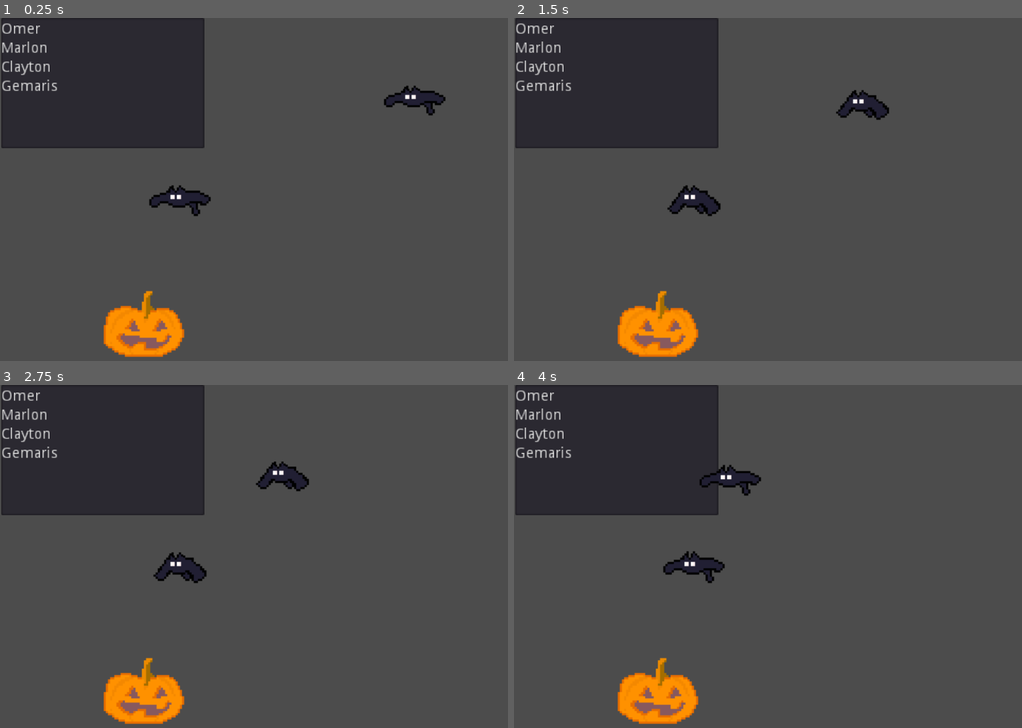
Above: before the commit, frames 1-4 (two rows, left to right).
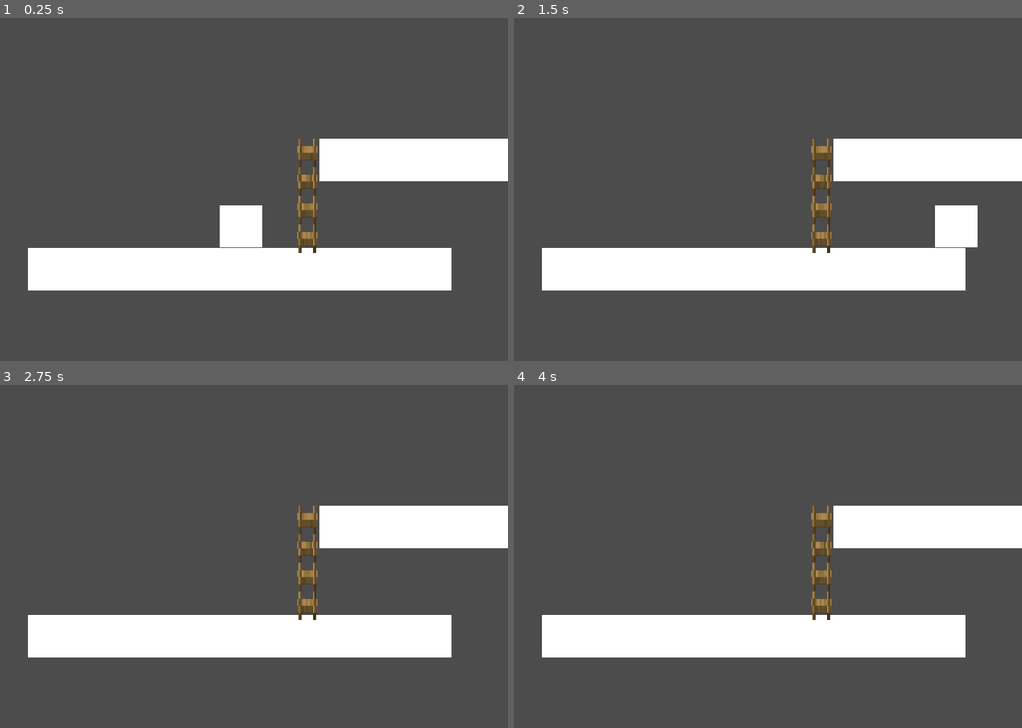
Above: after the commit, the same moments.

Repository: SpookyBois-UTD/Untitled-Skeleton-Game
Game: Godot game, scene res://Scenes/Test.tscn
Two runs of this game, one before a commit and one after it. Both use one fixed random seed, a clock stepped at 60 frames per second and the inputs below. Before the commit the project starts from res://1.tscn.
Inputs:
- Up to frame 1 (0.25 s): no input
- Up to frame 2 (1.5 s): hold Shift (player_run) 0.53-1.28 s; hold D (player_right) from 0.53 s (still down); tap Space (player_jump) at 0.77 s; tap Shift (player_run) at 1.35 s
- Up to frame 3 (2.75 s): tap Space (player_jump) at 1.52 s; release D (player_right) at 2.03 s; hold A (player_left) from 2.03 s (still down); hold Shift (player_run) from 2.03 s (still down)
- Up to frame 4 (4 s): release A (player_left) at 2.78 s; release Shift (player_run) at 2.78 s; hold D (player_right) from 2.78 s (still down); tap Shift (player_run) at 2.85 s; tap Space (player_jump) at 3.02, 3.77 s; hold Shift (player_run) from 3.53 s (still down)

The runs differ from the first frame. In frame 1, 35% of the frame differs, in the area x 0-100%, y 0-99%; in frame 2, 35%; in frame 3, 34%; in frame 4, 34%.

Commit message:
Ladder

Diff:
--- a/1.tscn
+++ /dev/null
@@ -1,65 +0,0 @@
-[gd_scene load_steps=6 format=2]
-
-[ext_resource path="res://Sprites/Batty-0001.png" type="Texture" id=1]
-[ext_resource path="res://Sprites/pumpkin_dark_bigger.png" type="Texture" id=2]
-[ext_resource path="res://Sprites/pumpkin_light_bigger.png" type="Texture" id=3]
-[ext_resource path="res://Scenes/Batty.tscn" type="PackedScene" id=4]
-
-[sub_resource type="Animation" id=1]
-resource_name = "BatFlying"
-length = 0.6
-loop = true
-tracks/0/type = "value"
-tracks/0/path = NodePath("Sprite:frame")
-tracks/0/interp = 1
-tracks/0/loop_wrap = true
-tracks/0/imported = false
-tracks/0/enabled = true
-tracks/0/keys = {
-"times": PoolRealArray( 0, 0.1, 0.2, 0.3, 0.4, 0.5 ),
-"transitions": PoolRealArray( 1, 1, 1, 1, 1, 1 ),
-"update": 1,
-"values": [ 0, 1, 2, 3, 4, 5 ]
-}
-
-[node name="MainLoop" type="Node2D"]
-
-[node name="Level 1" type="Node2D" parent="."]
-
-[node name="Pumpkin" type="Node2D" parent="Level 1"]
-
-[node name="Dark" type="Sprite" parent="Level 1/Pumpkin"]
-position = Vector2( 136, 292 )
-texture = ExtResource( 2 )
-
-[node name="Lit" type="Sprite" parent="Level 1/Pumpkin"]
-visible = false
-position = Vector2( 136, 291.561 )
-texture = ExtResource( 3 )
-
-[node name="TextEdit" type="TextEdit" parent="Level 1"]
-margin_left = 1.0
-margin_right = 193.0
-margin_bottom = 123.0
-text = "Omer
-Marlon
-Clayton
-Gemaris"
-__meta__ = {
-"_edit_use_anchors_": false
-}
-
-[node name="Bat" type="Node2D" parent="Level 1"]
-position = Vector2( 169.058, 165.09 )
-
-[node name="Sprite" type="Sprite" parent="Level 1/Bat"]
-texture = ExtResource( 1 )
-hframes = 6
-frame = 5
-
-[node name="AnimationPlayer" type="AnimationPlayer" parent="Level 1/Bat"]
-autoplay = "BatFlying"
-anims/BatFlying = SubResource( 1 )
-
-[node name="Batty" parent="Level 1" instance=ExtResource( 4 )]
-position = Vector2( 403.073, 87.4066 )
--- a/Scenes/1.tscn
+++ /dev/null
@@ -1,4 +0,0 @@
-[gd_scene format=2]
-
-[node name="icon" type="Sprite"]
-position = Vector2( 112.277, 172.047 )
--- /dev/null
+++ b/Scenes/Ladder.gd
@@ -0,0 +1,26 @@
+extends Area2D
+
+
+# Declare member variables here. Examples:
+# var a = 2
+# var b = "text"
+
+
+# Called when the node enters the scene tree for the first time.
+func _ready():
+	pass # Replace with function body.
+
+
+# Called every frame. 'delta' is the elapsed time since the previous frame.
+#func _process(delta):
+#	pass
+
+
+func _on_Ladder_body_entered(body):
+	if(body.name == "SkeletonOneLeg"):
+		get_node("../SkeletonOneLeg").onLadder = true
+
+
+func _on_Ladder_body_exited(body):
+	if(body.name == "SkeletonOneLeg"):
+		get_node("../SkeletonOneLeg").onLadder = false
--- a/Scenes/SkeletonOneLeg.tscn
+++ b/Scenes/SkeletonOneLeg.tscn
@@ -1,10 +1,13 @@
-[gd_scene load_steps=4 format=2]
+[gd_scene load_steps=5 format=2]
 
 [ext_resource path="res://Sprites/Block.png" type="Texture" id=1]
 [ext_resource path="res://Scripts/SkeletonOneLeg.gd" type="Script" id=2]
 
 [sub_resource type="RectangleShape2D" id=1]
 extents = Vector2( 19.9668, 20.058 )
+
+[sub_resource type="RectangleShape2D" id=2]
+extents = Vector2( 4.70251, 19.5788 )
 
 [node name="SkeletonOneLeg" type="KinematicBody2D"]
 position = Vector2( 100, 100 )
@@ -16,3 +19,9 @@
 [node name="CollisionShape2D" type="CollisionShape2D" parent="."]
 position = Vector2( 0, -3.8147e-06 )
 shape = SubResource( 1 )
+
+[node name="Area2D" type="Area2D" parent="."]
+
+[node name="CollisionShape2D" type="CollisionShape2D" parent="Area2D"]
+position = Vector2( 0, -7.62939e-06 )
+shape = SubResource( 2 )
--- a/Scenes/Test.tscn
+++ b/Scenes/Test.tscn
@@ -1,10 +1,15 @@
-[gd_scene load_steps=4 format=2]
+[gd_scene load_steps=7 format=2]
 
 [ext_resource path="res://Sprites/Block.png" type="Texture" id=1]
 [ext_resource path="res://Scenes/SkeletonOneLeg.tscn" type="PackedScene" id=2]
+[ext_resource path="res://Sprites/1ed85433afb10681f1a937d287892993.png" type="Texture" id=3]
+[ext_resource path="res://Scenes/Ladder.gd" type="Script" id=4]
 
 [sub_resource type="RectangleShape2D" id=1]
 extents = Vector2( 199.482, 20.5189 )
+
+[sub_resource type="RectangleShape2D" id=2]
+extents = Vector2( 9.20938, 9.95644 )
 
 [node name="Test" type="Node2D"]
 position = Vector2( 226.697, 237.488 )
@@ -14,11 +19,39 @@
 gravity = 1000
 jump_power = -400
 
-[node name="StaticBody2D" type="StaticBody2D" parent="."]
+[node name="Platform" type="StaticBody2D" parent="."]
 
-[node name="CollisionShape2D" type="CollisionShape2D" parent="StaticBody2D"]
+[node name="CollisionShape2D" type="CollisionShape2D" parent="Platform"]
 shape = SubResource( 1 )
 
-[node name="Sprite" type="Sprite" parent="StaticBody2D"]
+[node name="Sprite" type="Sprite" parent="Platform"]
 scale = Vector2( 10, 1 )
 texture = ExtResource( 1 )
+
+[node name="Platform2" type="StaticBody2D" parent="."]
+position = Vector2( 275.301, -103.461 )
+__meta__ = {
+"_edit_group_": true
+}
+
+[node name="CollisionShape2D" type="CollisionShape2D" parent="Platform2"]
+shape = SubResource( 1 )
+
+[node name="Sprite" type="Sprite" parent="Platform2"]
+scale = Vector2( 10, 1 )
+texture = ExtResource( 1 )
+
+[node name="Ladder" type="Area2D" parent="."]
+position = Vector2( 63.4884, -69.5636 )
+scale = Vector2( 1, 4.96 )
+script = ExtResource( 4 )
+
+[node name="Sprite" type="Sprite" parent="Ladder"]
+position = Vector2( 0.176758, 0 )
+scale = Vector2( 0.109071, 0.109071 )
+texture = ExtResource( 3 )
+
+[node name="Climbable" type="CollisionShape2D" parent="Ladder"]
+shape = SubResource( 2 )
+[connection signal="body_entered" from="Ladder" to="Ladder" method="_on_Ladder_body_entered"]
+[connection signal="body_exited" from="Ladder" to="Ladder" method="_on_Ladder_body_exited"]
--- a/Scripts/SkeletonOneLeg.gd
+++ b/Scripts/SkeletonOneLeg.gd
@@ -6,13 +6,17 @@
 # var b = "text"
 export (int) var speed = 200
 export (int) var gravity = 4000
+var _gravity
 export (int) var jump_power = -3000
+
+var onLadder = false
+
 var velocity = Vector2()
 
 
 # Called when the node enters the scene tree for the first time.
 func _ready():
-	pass # Replace with function body.
+	_gravity = gravity
 
 func get_input():
 	velocity.x = 0
@@ -23,6 +27,19 @@
 	if Input.is_action_pressed("player_right"):
 		move("right")
 
+	if(onLadder == true):
+		gravity = 0
+		if Input.is_action_pressed("player_up"):
+			climb("up")
+		elif Input.is_action_pressed("player_down"):
+			climb("down")
+		else:
+			velocity.y = 0
+	if(onLadder == false):
+		gravity = _gravity
+
+	print_debug(gravity)
+
 #Moves the character left or right
 #Animation will make the skeleton look like it's hopping
 #The direction paramater specifies what direction the skeleton will move
@@ -32,15 +49,24 @@
 	if(direction == "right"):
 		velocity.x += speed
 
+func climb(direction : String):
+
+	if(direction == "up"):
+		velocity.y = -100
+		print_debug("Going up")
+	elif(direction == "down"):
+		velocity.y = 100
 #Makes the skeleton jump. This is higher then the standard hop while moving
 func jump():
 	if(is_on_floor()):
 		velocity.y = jump_power
 
-
 # Called every frame. 'delta' is the elapsed time since the previous frame.
 func _physics_process(delta):
 	get_input()
-	velocity.y += gravity * delta
+
+	if(!is_on_floor() && !onLadder):
+		velocity.y += gravity * delta
 	#Moves the character in the velocity direction, the second parameter specifies what direction the floor is
-	move_and_slide(velocity, Vector2(0, -1))
+	print_debug(velocity.y)
+	velocity = move_and_slide(velocity, Vector2.UP)
--- a/project.godot
+++ b/project.godot
@@ -16,7 +16,7 @@
 [application]
 
 config/name="GameJamUTD"
-run/main_scene="res://1.tscn"
+run/main_scene="res://Scenes/Test.tscn"
 
 [display]
 
@@ -48,6 +48,16 @@
 "events": [ Object(InputEventKey,"resource_local_to_scene":false,"resource_name":"","device":0,"alt":false,"shift":false,"control":false,"meta":false,"command":false,"pressed":false,"scancode":16777237,"unicode":0,"echo":false,"script":null)
  ]
 }
+player_up={
+"deadzone": 0.5,
+"events": [ Object(InputEventKey,"resource_local_to_scene":false,"resource_name":"","device":0,"alt":false,"shift":false,"control":false,"meta":false,"command":false,"pressed":false,"scancode":87,"unicode":0,"echo":false,"script":null)
+ ]
+}
+player_down={
+"deadzone": 0.5,
+"events": [ Object(InputEventKey,"resource_local_to_scene":false,"resource_name":"","device":0,"alt":false,"shift":false,"control":false,"meta":false,"command":false,"pressed":false,"scancode":83,"unicode":0,"echo":false,"script":null)
+ ]
+}
 
 [rendering]
 
Binary file added: Sprites/1ed85433afb10681f1a937d287892993.png
Not shown, added: Sprites/1ed85433afb10681f1a937d287892993.png.import
